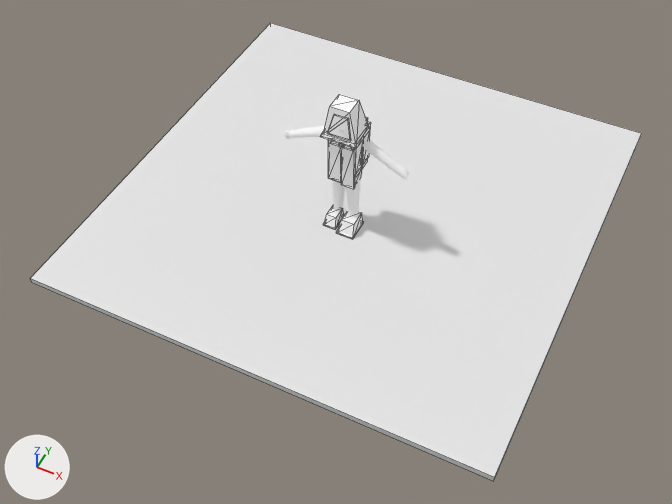
Renders of the Blender file ArtSource/Pedestrians/Blender/CityPedestrian3D.blend from each side of a commit.
Both versions are drawn from a 50 mm camera at (3.33, -6.9, 7.98) aimed at (0.15, -0.56, 0.05). The lights are fixed; the arrows at lower left show +X, +Y and +Z. The first picture is the older version. Mesh edges are drawn as thin lines on the coarser meshes.

Script lines for the objects in view, before the commit:
```python
me_acc_lampshadehood_mesh = bpy.data.meshes.new('ACC_LampshadeHood_Mesh')
me_acc_lampshadehood_mesh.from_pydata(...)  # 8 vertices, 6 faces; spans x -0.18..0.21, y -0.17..0.16, z -0.025..0.32
me_acc_lampshadehood_mesh.materials.append(mat_mat_player3dlit)
me_previewground_mesh = bpy.data.meshes.new('PreviewGround_Mesh')
me_previewground_mesh.from_pydata(...)  # a box spanning x -2.75..2.75, y -2.4..3.1, z -0.07..0.0
me_previewground_mesh.materials.append(mat_mat_previewground)  # white #e7e7e7
ob_acc_lampshadehood = bpy.data.objects.new('ACC_LampshadeHood', me_acc_lampshadehood_mesh)
ob_acc_lampshadehood.location = (0.0, -0.03, 1.43)
_m = ob_acc_lampshadehood.modifiers.new('Triangulate', 'TRIANGULATE')
_m.quad_method = 'FIXED'
_m.ngon_method = 'CLIP'
ob_previewground = bpy.data.objects.new('PreviewGround', me_previewground_mesh)
ob_previewground.location = (0.0, 0.0, 0.0)
```
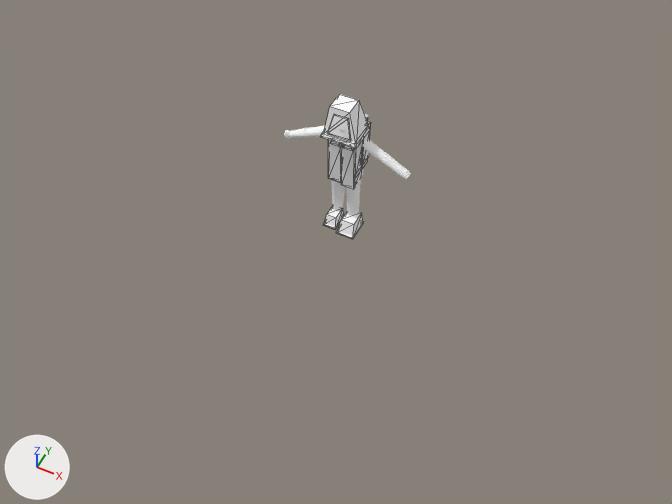
What differs and where, as boxes (x1, y1, x2, y2) in the pictures (672 x 504 px):
'PreviewGround', deleted: before (30, 23, 642, 481)

What changed in the scene script:
```text
Remove ob_previewground:
    ob_previewground = bpy.data.objects.new('PreviewGround', me_previewground_mesh)
    ob_previewground.location = (0.0, 0.0, 0.0)
```
